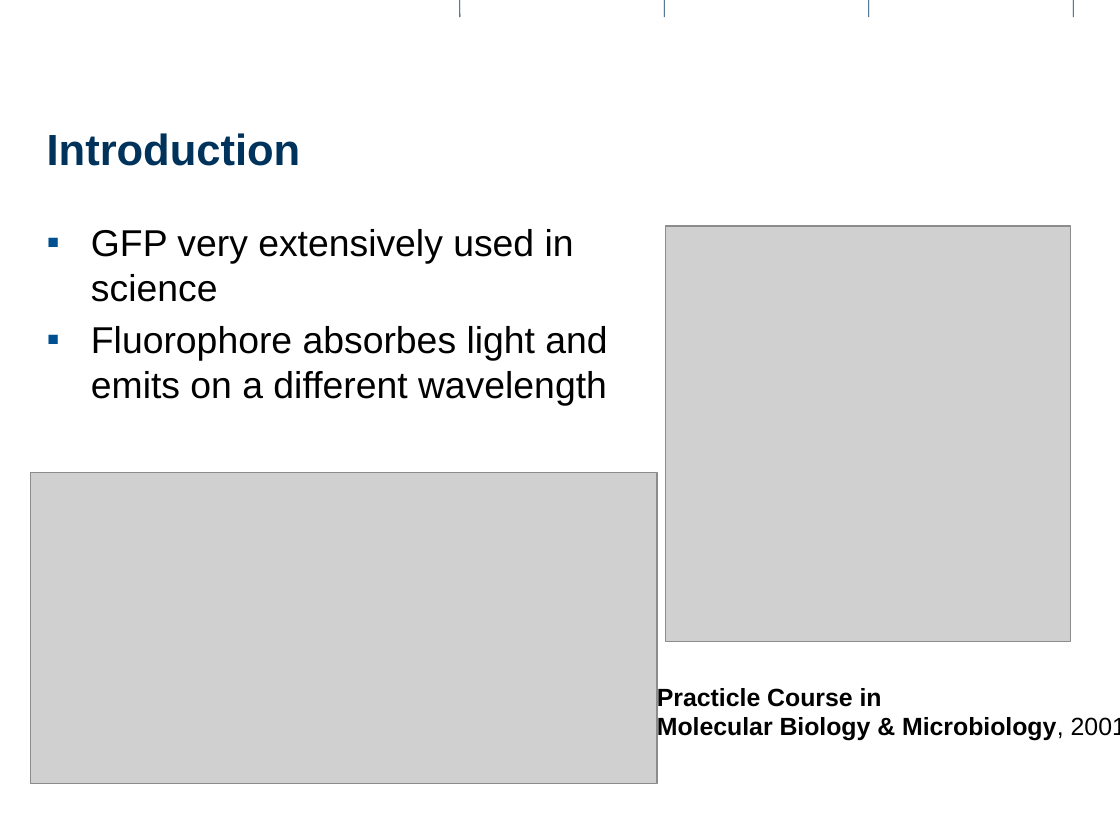
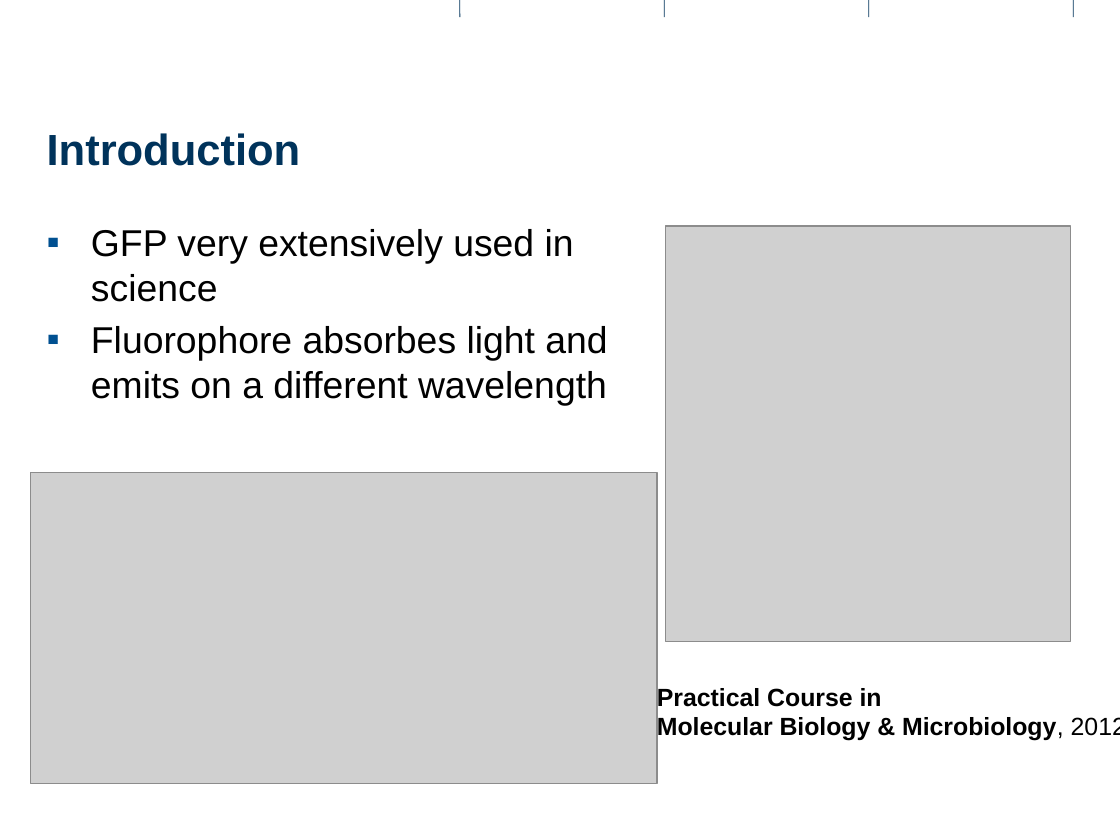
Before and after one commit to Pascal-Stucheli/Lab-Work, a slide deck: slide 2 of Presentation.pptx. Drawn at 1120x840 pixels with LibreOffice and Linux fonts; fonts in the diff are those of the drawing; grey boxes stand for pictures; background and template pictures are left out. Boxes give left, top, right and bottom in pixels: in the first picture for what was removed or moved away, otherwise in the second. Text is boxed around its words. In the diff, an @@ line names an element or a change of style, - is before the commit and + after.

```diff
--- a/Presentation.pptx
+++ b/Presentation.pptx
@@ text at (x1=657, y1=686, x2=1120, y2=741): text changed @@
-Practicle Course in
-Molecular Biology & Microbiology, 20012
+Practical Course in
+Molecular Biology & Microbiology, 2012
```
Also in this commit, not shown: 4 other slides changed.
